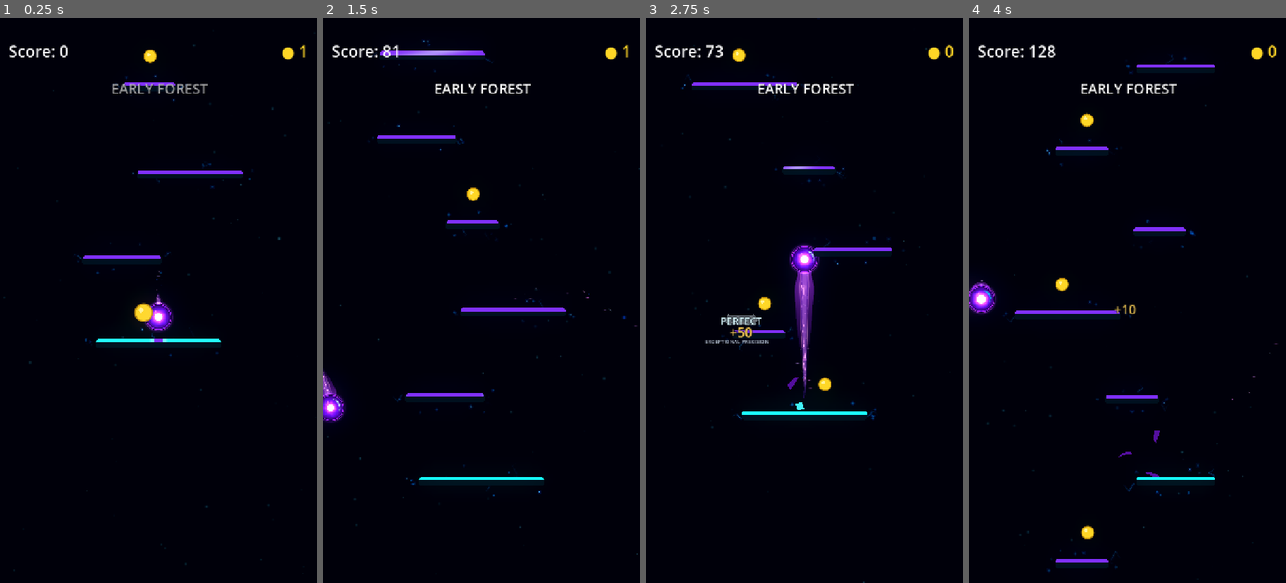
Above: before the commit, frames 1-4 (left to right).
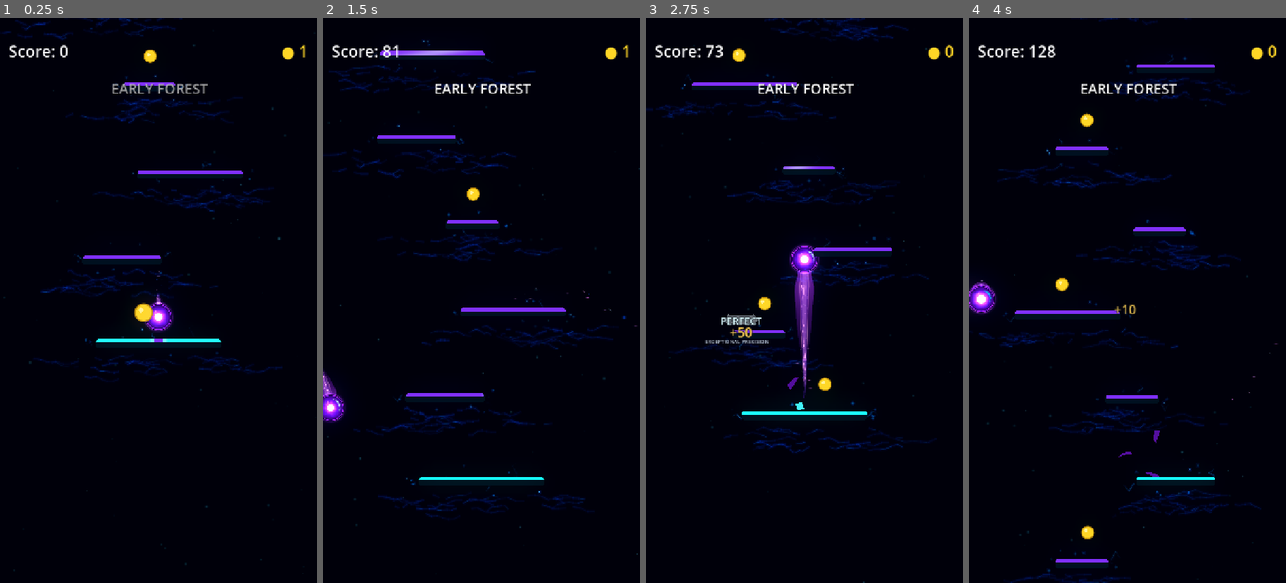
Above: after the commit, the same moments.

Repository: Kryodo/TowerJump
Game: Godot game, scene res://scenes/main.tscn
Same seed, same stepped clock (60 frames per second), same inputs: the game is played once before the commit and once after it.
Inputs (mouse positions are in pixels of both pictures, inside the frame that each line leads up to):
- Up to frame 1 (0.25 s): no input
- Up to frame 2 (1.5 s): move the mouse to (551, 272) at 0.52 s; hold Right (ui_right) 0.53-1.25 s; click (551, 272) at 0.67 s; drag from (418, 328) to (471, 193) at 1.27 s
- Up to frame 3 (2.75 s): click "Nochmal spielen" at 2 s
- Up to frame 4 (4 s): move the mouse to (1159, 176) at 2.77 s; hold Right (ui_right) 2.78-3.5 s; drag from (1111, 413) to (1060, 193) at 3.52 s

The runs differ from the first frame. In frame 1, 1.7% of the frame differs, in the area x 0-90%, y 0-65%; in frame 2, 2.0%; in frame 3, 2.0%; in frame 4, 2.2%, in the area x 3-93%, y 0-100%.

Commit message:
Render diffuse undercurrent through proven CanvasItem draw path

Diff:
--- a/scripts/platform_resonance_field.gd
+++ b/scripts/platform_resonance_field.gd
@@ -9,7 +9,8 @@
 
 const PLATFORM_TYPE_NORMAL: int = 0
 const CLOUD_SHADER := preload("res://scenes/platform_resonance_cloud.gdshader")
-const UNDERCURRENT_SHADER := preload("res://scenes/platform_resonance_undercurrent.gdshader")
+const DIFFUSE_FLOW_COUNT: int = 18
+const DIFFUSE_FLOW_SEGMENTS: int = 6
 
 const CLOUD_MARGIN_X: float = 86.0
 const CLOUD_MARGIN_Y: float = 90.0
@@ -31,8 +32,6 @@
 
 var _cloud: Polygon2D
 var _cloud_material: ShaderMaterial
-var _undercurrent: Polygon2D
-var _undercurrent_material: ShaderMaterial
 
 
 func _ready() -> void:
@@ -57,17 +56,6 @@
 	_cloud_material.shader = CLOUD_SHADER
 	_cloud_material.set_shader_parameter("phase_offset", _phase_offset)
 	add_child(_cloud)
-
-	# The diffuse-flow layer is a separate additive shader drawn over the cloud
-	# and below the actual platform body. It contains no mesh or ribbon geometry.
-	_undercurrent = Polygon2D.new()
-	_undercurrent.name = "DiffuseUndercurrent"
-	_undercurrent.z_index = 1
-	_undercurrent.material = ShaderMaterial.new()
-	_undercurrent_material = _undercurrent.material as ShaderMaterial
-	_undercurrent_material.shader = UNDERCURRENT_SHADER
-	_undercurrent_material.set_shader_parameter("phase_offset", _phase_offset)
-	add_child(_undercurrent)
 
 
 func configure(platform_type: int, platform_width: float, platform_height: float) -> void:
@@ -108,16 +96,10 @@
 	])
 	_cloud.polygon = field_polygon
 	_cloud.uv = field_uv
-	_undercurrent.polygon = field_polygon
-	_undercurrent.uv = field_uv
-
-	var field_size := Vector2(half_width * 2.0, half_height * 2.0)
-	_cloud_material.set_shader_parameter("field_size", field_size)
+
+	_cloud_material.set_shader_parameter("field_size", Vector2(half_width * 2.0, half_height * 2.0))
 	_cloud_material.set_shader_parameter("platform_half_width", _platform_width * 0.5)
 	_cloud_material.set_shader_parameter("platform_half_height", _platform_height * 0.5)
-	_undercurrent_material.set_shader_parameter("field_size", field_size)
-	_undercurrent_material.set_shader_parameter("platform_half_width", _platform_width * 0.5)
-	_undercurrent_material.set_shader_parameter("platform_half_height", _platform_height * 0.5)
 
 
 func set_approach_feedback(charge: float, target_x: float) -> void:
@@ -177,7 +159,7 @@
 
 
 func _sync_cloud_parameters() -> void:
-	if _cloud_material == null or _undercurrent_material == null:
+	if _cloud_material == null:
 		return
 	_cloud_material.set_shader_parameter("approach_charge", _approach_charge)
 	_cloud_material.set_shader_parameter("approach_target_x", _approach_target_x)
@@ -185,10 +167,6 @@
 	_cloud_material.set_shader_parameter("landing_strength", _landing_wave_strength)
 	_cloud_material.set_shader_parameter("landing_x", _landing_local_x)
 	_cloud_material.set_shader_parameter("phase_offset", _phase_offset)
-	_undercurrent_material.set_shader_parameter("approach_charge", _approach_charge)
-	_undercurrent_material.set_shader_parameter("landing_age", _landing_wave_age)
-	_undercurrent_material.set_shader_parameter("landing_strength", _landing_wave_strength)
-	_undercurrent_material.set_shader_parameter("phase_offset", _phase_offset)
 
 
 func _draw() -> void:
@@ -197,8 +175,79 @@
 
 	var half_width: float = _platform_width * 0.5
 	var half_height: float = _platform_height * 0.5
+	_draw_diffuse_undercurrent(half_width, half_height)
 	_draw_edge_filaments(half_width, half_height)
 	_draw_edge_fragments(half_width, half_height)
+
+
+func _draw_diffuse_undercurrent(half_width: float, half_height: float) -> void:
+	# These are short, partially disconnected wisps drawn via the CanvasItem
+	# path already proven visible in-game. They are NOT continuous ribbons.
+	# Multiple glowing passes soften each irregular segment into the cloud.
+	var available_width: float = half_width * 2.0 + 110.0
+	for strand in range(DIFFUSE_FLOW_COUNT):
+		var seed: float = _phase_offset * 0.37 + float(strand) * 29.17
+		var speed: float = 0.055 + _random01(seed + 0.6) * 0.055
+		var travel_phase: float = fposmod(_time * speed + _random01(seed + 1.2), 1.0)
+		var length: float = lerpf(42.0, 112.0, _random01(seed + 2.4))
+		var start_x: float = (
+			fposmod(
+				_random01(seed + 3.1) * available_width + travel_phase * available_width,
+				available_width
+			) - half_width - 55.0
+		)
+		var lane: float = lerpf(18.0, 70.0, _random01(seed + 4.3))
+		var phase: float = seed * 0.071
+		var life_pulse: float = 0.56 + 0.44 * absf(
+			sin(_time * (0.55 + _random01(seed + 5.1) * 0.45) + phase)
+		)
+		var strength: float = life_pulse * lerpf(0.48, 1.0, _random01(seed + 6.2))
+		var direction: float = -1.0 if _random01(seed + 7.3) < 0.5 else 1.0
+		var previous_point := Vector2.ZERO
+		var has_previous: bool = false
+
+		for segment in range(DIFFUSE_FLOW_SEGMENTS + 1):
+			var t: float = float(segment) / float(DIFFUSE_FLOW_SEGMENTS)
+			var x: float = start_x + length * t * direction
+			var slow_bend: float = sin(
+				t * TAU * 0.72 + _time * 0.36 + phase
+			) * 5.4
+			var secondary_bend: float = sin(
+				t * TAU * 1.85 - _time * 0.28 + phase * 1.7
+			) * 2.5
+			var fine_bend: float = sin(
+				t * TAU * 3.1 + _time * 0.49 + phase * 2.3
+			) * 1.0
+			var y: float = half_height + lane + slow_bend + secondary_bend + fine_bend
+			var current_point := Vector2(x, y)
+
+			if has_previous:
+				var segment_seed: float = seed + float(segment) * 11.7
+				var gap_roll: float = _random01(segment_seed + 1.8)
+				# Leave occasional gaps and vary local strength so the path
+				# reads as a current breaking through haze, not a drawn line.
+				if gap_roll > 0.16:
+					var segment_strength: float = strength * lerpf(
+						0.38, 1.0, _random01(segment_seed + 2.6)
+					)
+					var glow_color := Color(0.035, 0.10, 1.15, 0.075 * segment_strength)
+					var flow_color := Color(0.045, 0.30, 1.90, 0.20 * segment_strength)
+					draw_line(previous_point, current_point, glow_color, 8.0, true)
+					draw_line(previous_point, current_point, flow_color, 3.0, true)
+
+					# Only occasional short core accents; they never span the full
+					# strand, avoiding the continuous-line look of the proof pass.
+					if _random01(segment_seed + 3.5) > 0.76:
+						draw_line(
+							previous_point.lerp(current_point, 0.15),
+							previous_point.lerp(current_point, 0.83),
+							Color(0.12, 0.62, 2.8, 0.23 * segment_strength),
+							1.15,
+							true
+						)
+
+			previous_point = current_point
+			has_previous = true
 
 
 func _draw_edge_filaments(half_width: float, half_height: float) -> void:
